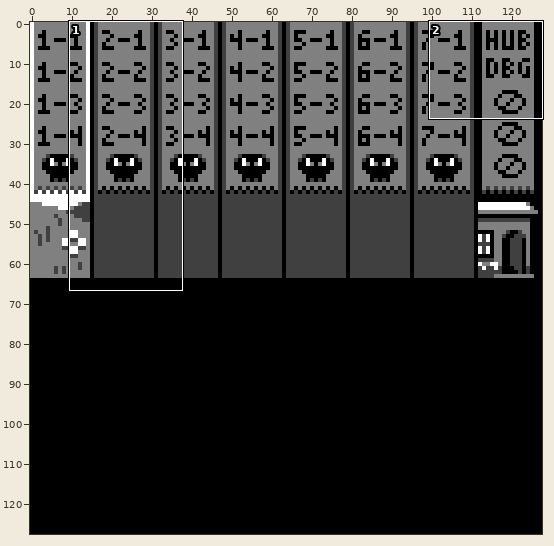
Pixel-art file, stored at art/raw_chr/zones.aseprite. Above, an overview of the earlier version with the close-up marked.
Close-up. Earlier state:
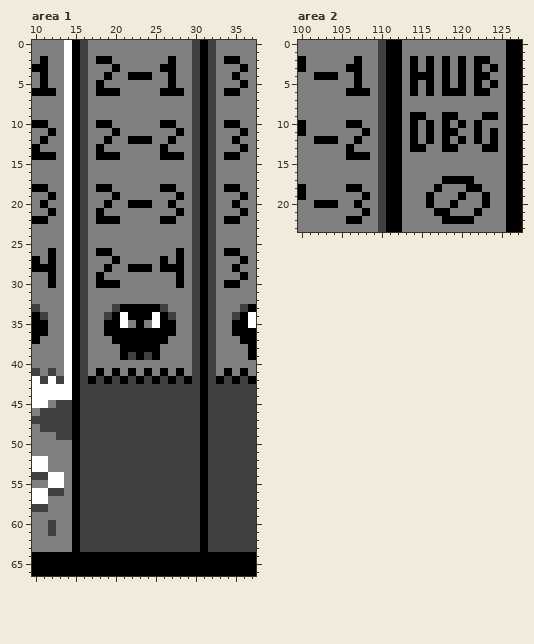
128x128 pixels, 1 frame. Shown: area 1: x 10..37, y 0..66; area 2: x 100..127, y 0..23.
The same view after the edit:
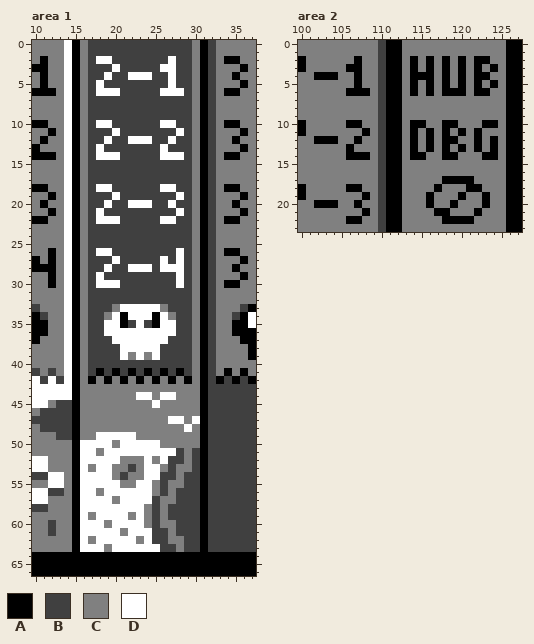
Palette (. is transparent): A #000000  B #404040  C #808080  D #ffffff
From old to new:
Changed rows in their new state; - is an unchanged pixel.
Area 1:
first column x 16:
 0 CBBBBBBBBBBBBBC
 1 CBBBBBBBBBBBBBC
 2 CBDDBBBBBBBDBBC
 3 CBBBDBBBBBDDBBC
 4 CBBDBBDDDBBDBBC
 5 CBDBBBBBBBBDBBC
 6 CBDDDBBBBBDDDBC
 7 CBBBBBBBBBBBBBC
 8 CBBBBBBBBBBBBBC
 9 CBBBBBBBBBBBBBC
10 CBDDBBBBBBDDBBC
11 CBBBDBBBBBBBDBC
12 CBBDBBDDDBBDBBC
13 CBDBBBBBBBDBBBC
14 CBDDDBBBBBDDDBC
15 CBBBBBBBBBBBBBC
16 CBBBBBBBBBBBBBC
17 CBBBBBBBBBBBBBC
18 CBDDBBBBBBDDBBC
19 CBBBDBBBBBBBDBC
20 CBBDBBDDDBBDBBC
21 CBDBBBBBBBBBDBC
22 CBDDDBBBBBDDBBC
23 CBBBBBBBBBBBBBC
24 CBBBBBBBBBBBBBC
25 CBBBBBBBBBBBBBC
26 CBDDBBBBBBBBDBC
27 CBBBDBBBBBDBDBC
28 CBBDBBDDDBDDDBC
29 CBDBBBBBBBBBDBC
30 CBDDDBBBBBBBDBC
31 CBBBBBBBBBBBBBC
32 CBBBBBBBBBBBBBC
33 CBBBCDDDDDCBBBC
34 CBBCDADDDADCBBC
35 CBBDDABDBADDBBC
36 CBBDDDDDDDDDBBC
37 CBBBDDDDDDDBBBC
38 CBBBBDDDDDBBBBC
39 CBBBBDCDCDBBBBC
40 CBBBBBBBBBBBBBC
41 CB-B-B-B-B-B-BC
42 C-C-C-C-C-C-C-C
43 CCCCCCCCCCCCCCC
44 CCCCCCCDDCDDCCC
45 CCCCCCCCCDCCCCC
46 CCCCCCCCCCCCCCC
47 CCCCCCCCCCCDDCD
48 CCCCCCCCCCCCCDC
49 CCDDDDDCCCCCCCC
50 DDDDCDDDDDCCCCC
51 DDCDDDDDDDDD-C-
52 DDDDDCCCDCD--C-
53 DCDDCC-CDDC-CC-
54 DDDDC-CCDD--C--
55 DDDDDCCDDC-CC--
56 DDCDDDDDDC-C---
57 DDDDCDDDD-CC---
58 DDDDDDDDC-C----
59 DCDDDDCDC-C----
60 DDDCDDDDC-CC---
61 DDDDDCDDD--C---
62 DCDDDDDCD--CC--
63 DDDCDDDDDD--C--
Area 2:
first column x 114:
 9 CC--CC---CC
10 -AC--AC-CAA
11 -----CA---C
12 -----AC----
13 -CA--CA-AC-
14 AA--AA---AA
Where, in picture pixels (left, top, right, bottom), the same in both close-ups:
changed: (80, 40, 200, 552)
changed: (410, 112, 498, 160)
